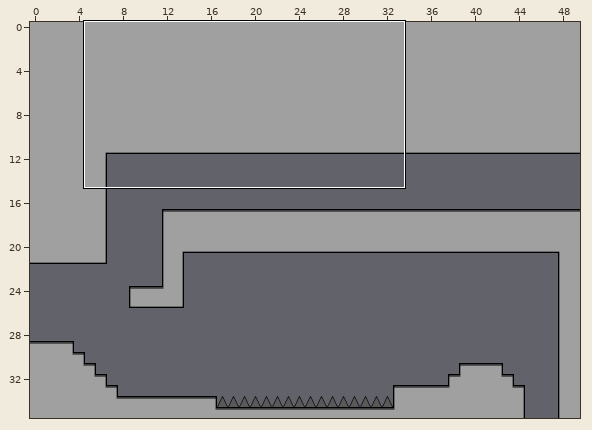
Two states of a Tiled map, Resources/room1-03.tmx. Above: a wide view before the commit, with the close-up outlined.
Close-up. Before the commit:
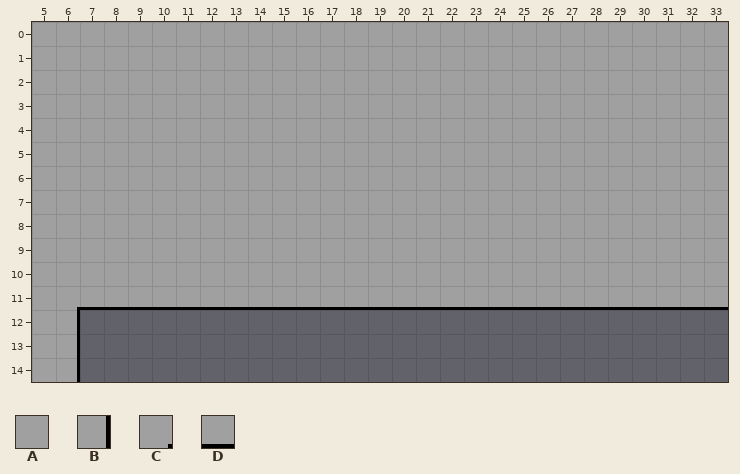
Cells are 32x32 px. Shown: x 5..33, y 0..14.
Key: from "tilemap1": A 6, B 7, C 9, D 11.
_ is an empty cell.
Layer "main-layer" before, first column x 5:
 0 AAAAAAAAAAAAAAAAAAAAAAAAAAAAA
 1 AAAAAAAAAAAAAAAAAAAAAAAAAAAAA
 2 AAAAAAAAAAAAAAAAAAAAAAAAAAAAA
 3 AAAAAAAAAAAAAAAAAAAAAAAAAAAAA
 4 AAAAAAAAAAAAAAAAAAAAAAAAAAAAA
 5 AAAAAAAAAAAAAAAAAAAAAAAAAAAAA
 6 AAAAAAAAAAAAAAAAAAAAAAAAAAAAA
 7 AAAAAAAAAAAAAAAAAAAAAAAAAAAAA
 8 AAAAAAAAAAAAAAAAAAAAAAAAAAAAA
 9 AAAAAAAAAAAAAAAAAAAAAAAAAAAAA
10 AAAAAAAAAAAAAAAAAAAAAAAAAAAAA
11 ACDDDDDDDDDDDDDDDDDDDDDDDDDDD
12 AB___________________________
13 AB___________________________
14 AB___________________________
The result:
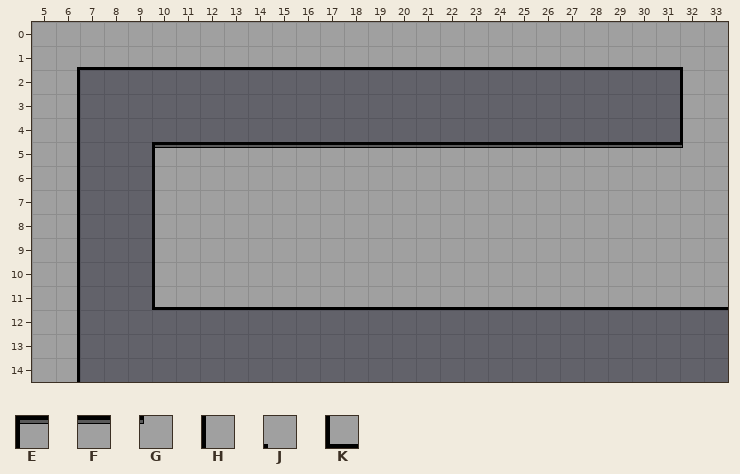
Further tiles: from "tilemap1": E 0, F 1, G 3, H 5, J 8, K 10.
The exact change:
Layer "main-layer":
Tile A becomes tile B in rows 2 to 10 at x 6.
Tile C becomes tile B in row 11 at x 6.
Tile A becomes tile C in row 1 at x 6.
Tile A becomes tile D in row 1 at x 7 to 31.
Tile A becomes tile E in row 5 at x 10.
Tile A becomes tile F in row 5 at x 11 to 31.
Tile A becomes tile G in row 5 at x 32.
Tile A becomes tile H in rows 2 to 4 at x 32; in rows 6 to 10 at x 10.
Tile A becomes tile J in row 1 at x 32.
Tile D becomes tile K in row 11 at x 10.
The edit erases tile A in rows 2 to 4 at x 7 to 31; in rows 5 to 10 at x 7 to 9.
The edit erases tile D in row 11 at x 7 to 9.
